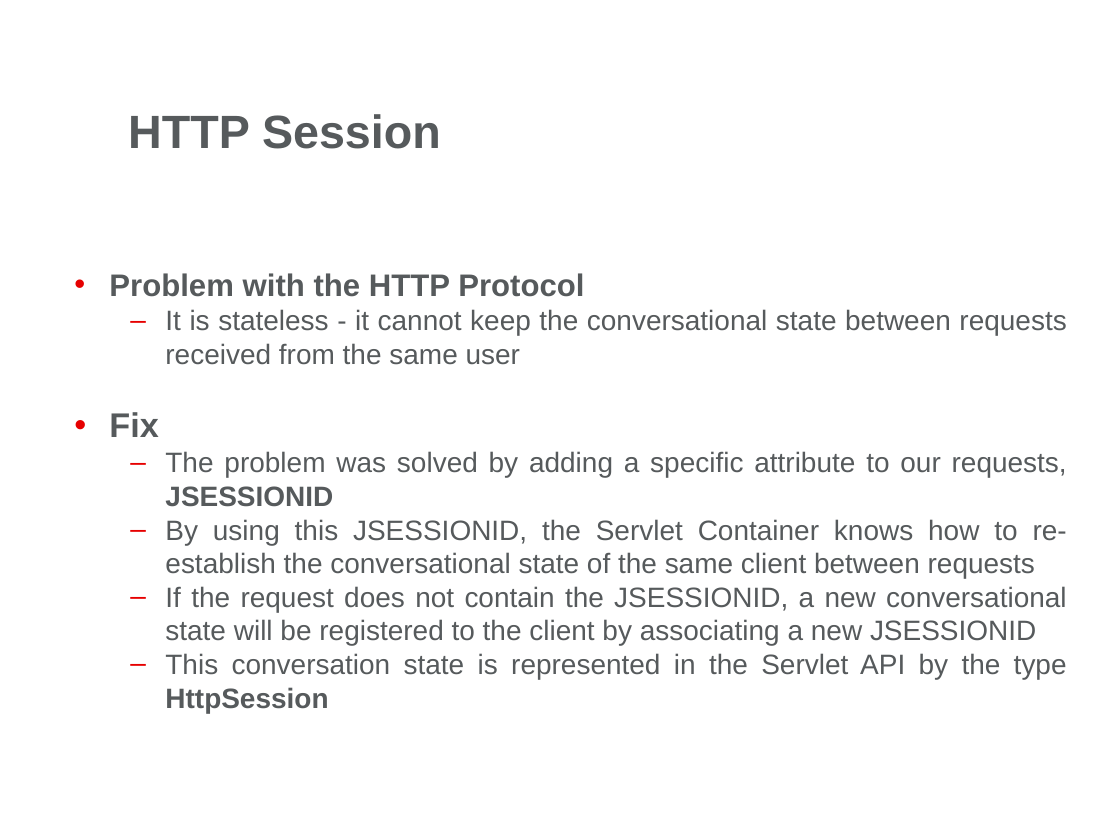
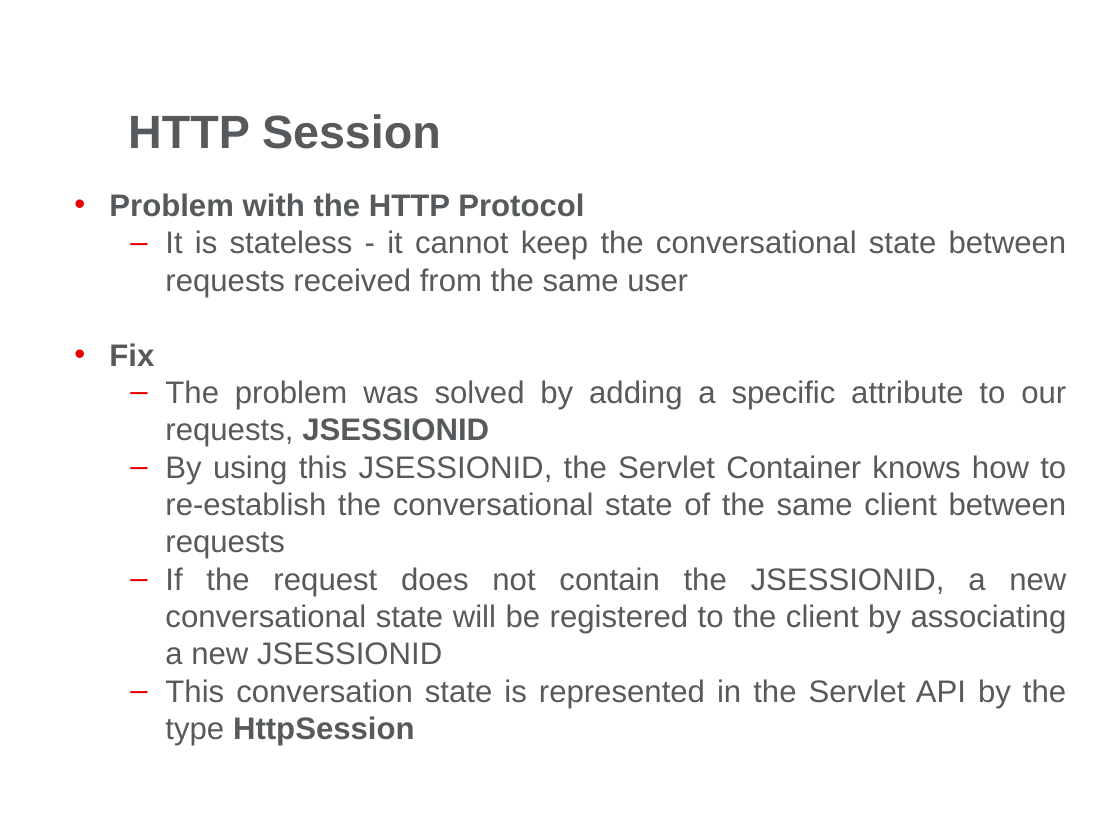
Before and after one commit to andreiapostol/JavaDocs, a slide deck: slide 26 of Servlets/Day2/Docs/Web Presentation-Part2.pptx. Drawn at 1120x840 pixels with LibreOffice and Linux fonts; fonts in the diff are those of the drawing; background and template pictures are left out. Boxes give left, top, right and bottom in pixels: in the first picture for what was removed or moved away, otherwise in the second. Text is boxed around its words. In the diff, an @@ line names an element or a change of style, - is before the commit and + after.

Commit message:
servlets

```diff
--- a/Servlets/Day2/Docs/Web Presentation-Part2.pptx
+++ b/Servlets/Day2/Docs/Web Presentation-Part2.pptx
@@ text "Problem with the HTTP Protocol": place and size @@
-text "Problem with the HTTP Protocol" at (109,273,1067,713)
+text "Problem with the HTTP Protocol" at (109,230,1067,745)
@@ text at (109,230,1067,745): size 18 to 20 pt; size 22 to 20 pt in "Fix" @@
```
Also in this commit, not shown: 16 other slides changed, 39 other files.
